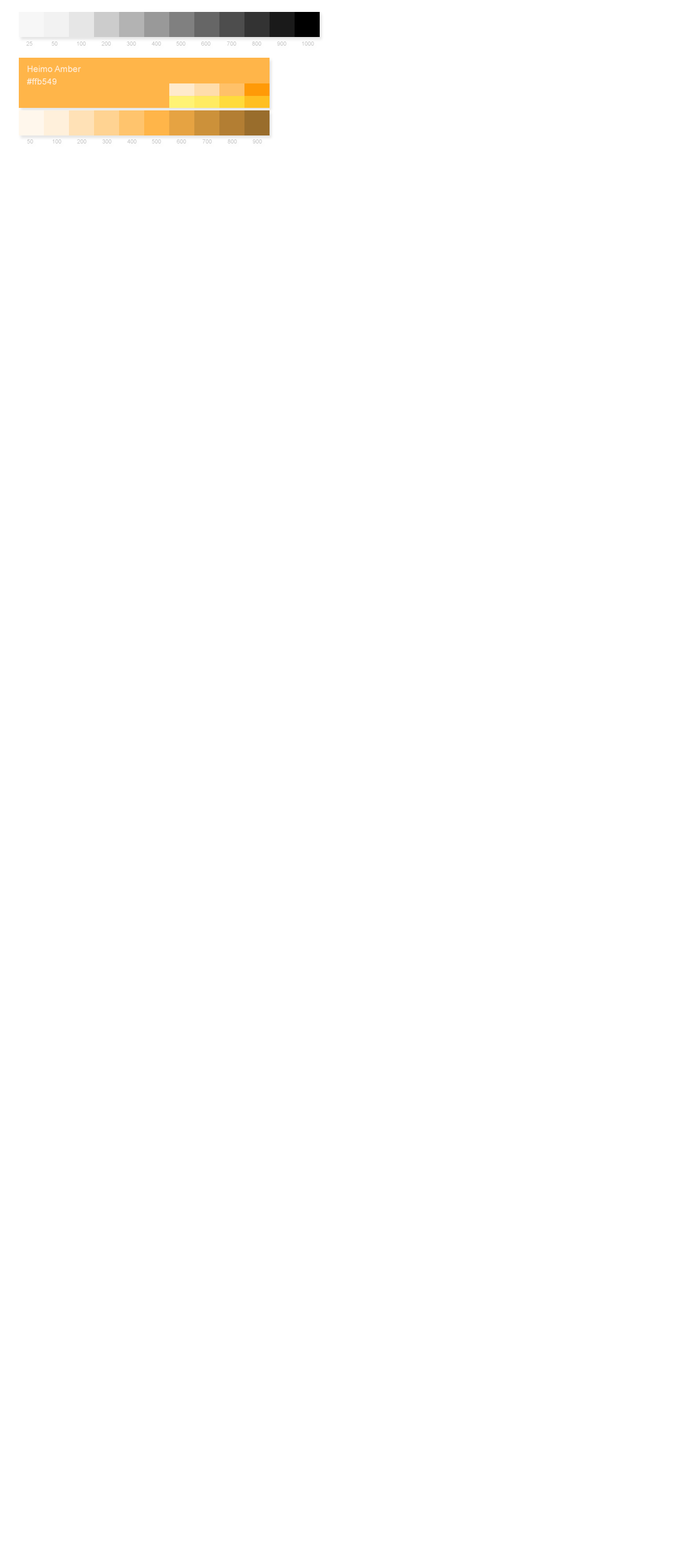
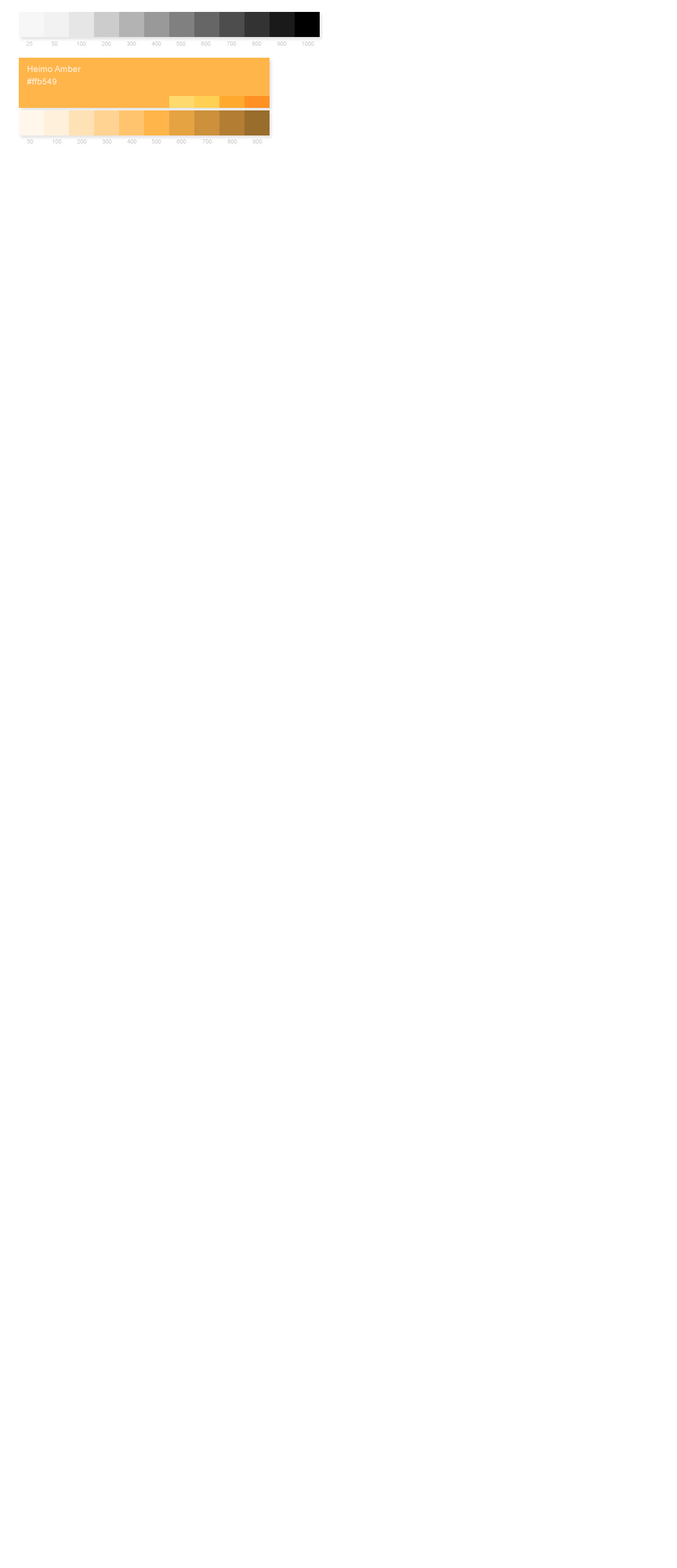
Comparing the layer stacks of the two 677px x 1568px images. Changes:
pixels changed over bbox(169, 83, 270, 108) (layer not identified)
